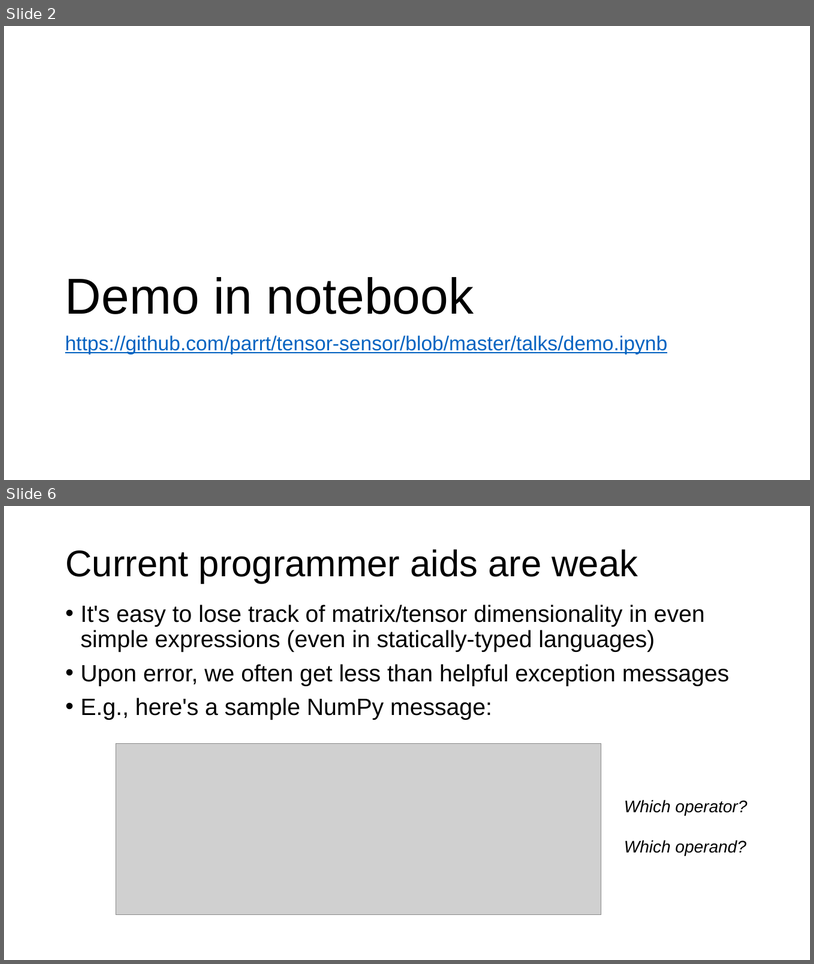
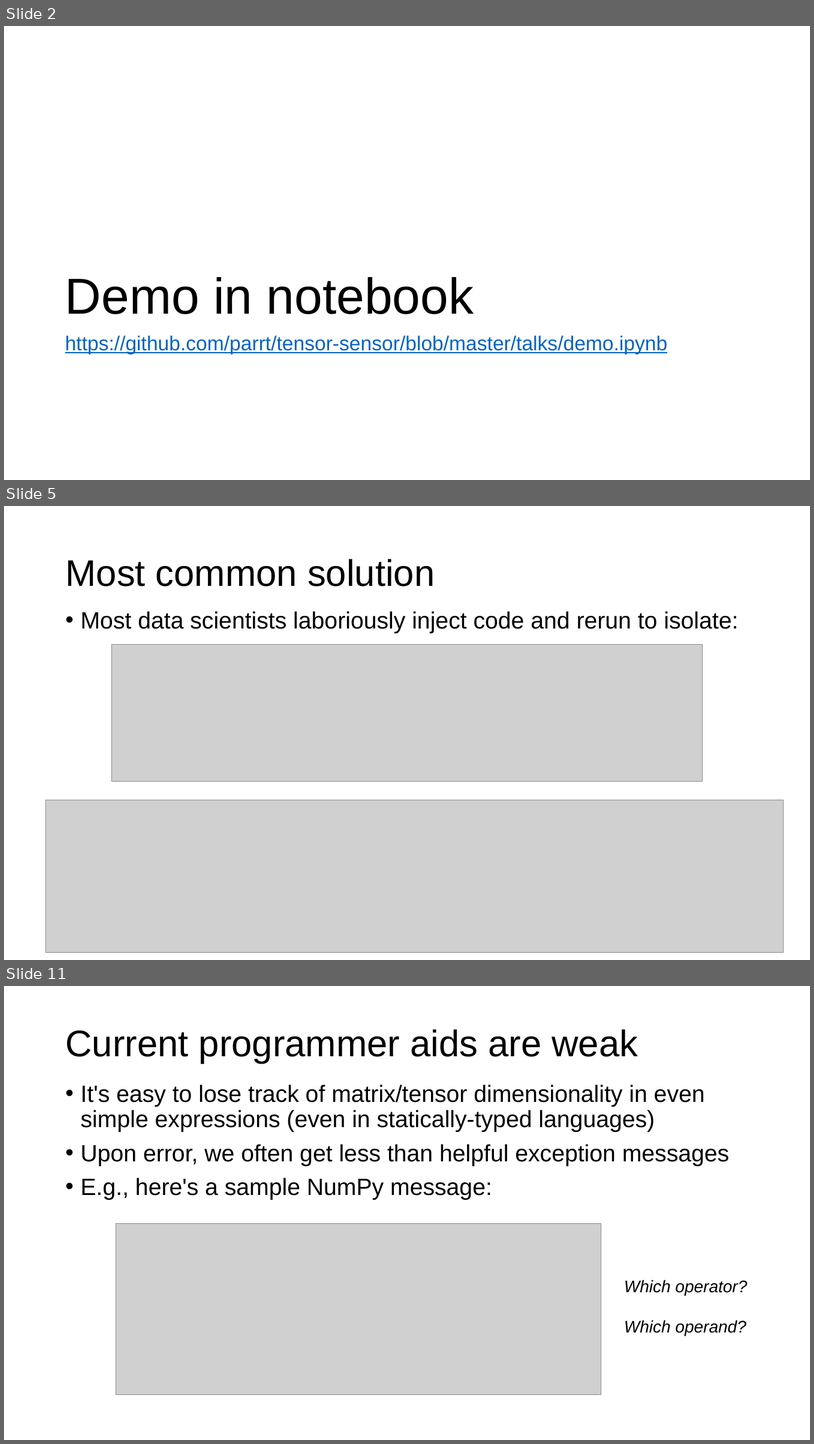
Before and after one commit to parrt/tensor-sensor, a slide deck: talks/tensor-sensor.pptx. Shown one above the other, each under a label of ours: slides 2 and 6 before the commit, slides 2, 5 and 11 after it; the slides between them are not shown. The pictures are 814x964 and 814x1444 pixels, drawn with LibreOffice and Linux fonts; fonts in the diff are those of the drawing; grey boxes stand for pictures; background and template pictures are left out. Boxes give left, top, right and bottom in pixels: in the first picture for what was removed or moved away, otherwise in the second. Text is boxed around its words. In the diff, an @@ line names an element or a change of style, - is before the commit and + after.

```diff
--- a/talks/tensor-sensor.pptx
+++ b/talks/tensor-sensor.pptx
@@ slide 5 added at (x1=4, y1=506, x2=810, y2=960), background #FFFFFF @@
@@ title added at (x1=65, y1=559, x2=435, y2=586), 44 pt, text #000000 @@
+Most common solution
@@ text added at (x1=81, y1=611, x2=738, y2=633), 28 pt, text #000000 @@
+• Most data scientists laboriously inject code and rerun to isolate:
@@ picture added at (x1=111, y1=645, x2=704, y2=781) @@
@@ picture added at (x1=46, y1=799, x2=784, y2=952) @@
@@ what was slide 6 is now slide 11 @@
```
Also in this commit, not shown: 3 slides changed, 4 other slides added, 1 slide removed, 2 other files.
